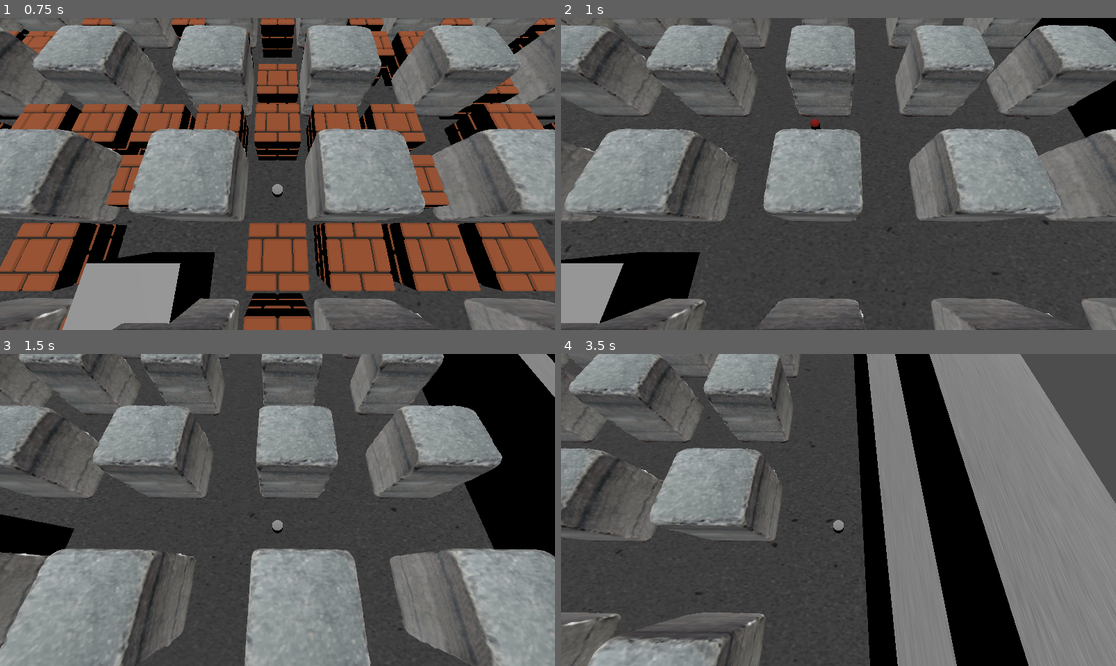
Above: before the commit, frames 1-4 (two rows, left to right).
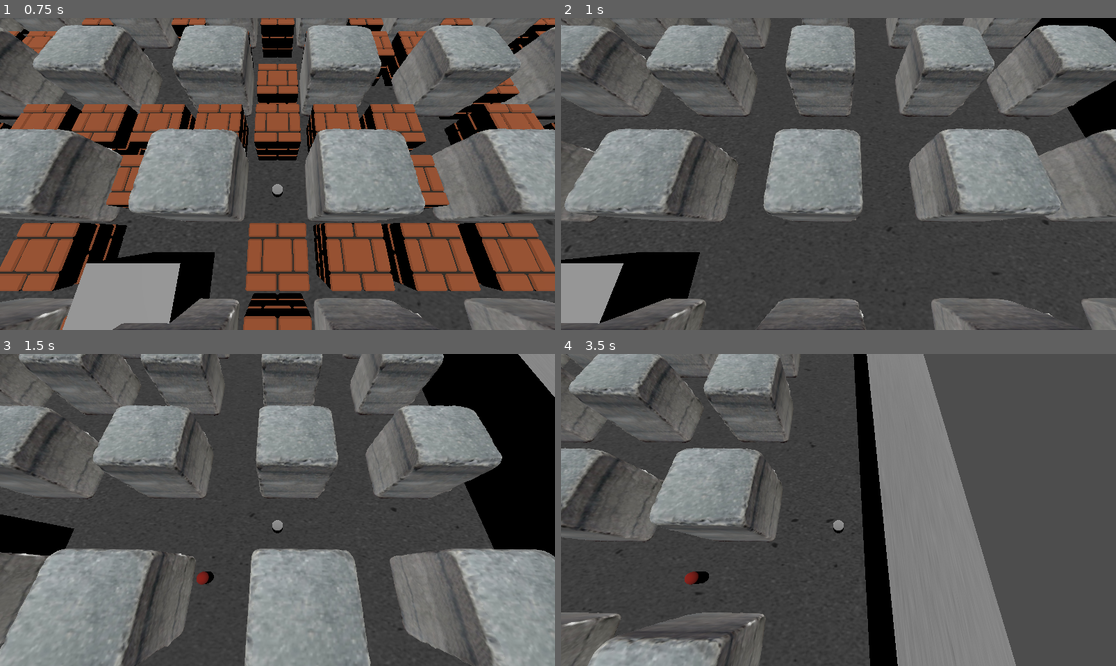
Above: after the commit, the same moments.

Repository: DresseurPanda/tp-iut-R506-bomberman
Game: Godot game, scene res://main.tscn
The game is run twice, just before and just after one commit, with the same random seed, the same clock (stepped at 60 frames per second) and the same inputs.
Inputs:
- Up to frame 1 (0.75 s): tap Enter (ui_accept) at 0.5 s; hold Right (ui_right) from 0.53 s (still down)
- Up to frame 2 (1 s): keep holding Right (ui_right); tap Enter (ui_accept) at 0.77 s
- Up to frame 3 (1.5 s): release Right (ui_right) at 1.28 s; hold Down (ui_down) from 1.28 s (still down)
- Up to frame 4 (3.5 s): tap Enter (ui_accept) at 1.52, 3.02 s; release Down (ui_down) at 2.03 s; hold Right (ui_right) 2.03-2.78 s; hold Up (ui_up) from 2.78 s (still down)

Frame 1 is identical in both runs. In frame 2, less than 0.1% of the frame differs, in the area x 44-47%, y 32-36%; in frame 3, 0.1%; in frame 4, 30%, in the area x 22-100%, y 0-100%.

Commit message:
Feat : implémentation du spawn des ennemis dans level_generator

Diff:
--- a/Ennemis/ennemi.gd
+++ b/Ennemis/ennemi.gd
@@ -5,17 +5,17 @@
 const SPEED = 3.0
 @onready var directionRandom = [Vector3.FORWARD, Vector3.BACK, Vector3.LEFT, Vector3.RIGHT]
 
-func _ready() -> void:
-	placementRandom()
-
-func placementRandom() -> void:
-	var position_x
-	var position_z
-	position_x= randf_range(-7,7)
-	position_z= randf_range(-8,8)
-	while (position_x >-1 and position_x < 1 and position_z >-1 and position_z < 1):
-		position_x= randf_range(-7,7)
-	global_position=Vector3(position_x,0,position_z)
+#func _ready() -> void:
+	#placementRandom()
+		#
+#func placementRandom() -> void:
+	#var position_x
+	#var position_z
+	#position_x= randf_range(-7,7)
+	#position_z= randf_range(-8,8)
+	#while (position_x >-1 and position_x < 1 and position_z >-1 and position_z < 1):
+		#position_x= randf_range(-7,7)
+	#global_position=Vector3(position_x,0,position_z)
 
 func _physics_process(delta: float) -> void:
 	compteur-=delta
--- a/level_generator.gd
+++ b/level_generator.gd
@@ -58,7 +58,7 @@
 	for i in range(count):
 		var cell = candidates[i]
 		var enemy = enemy_scene.instantiate()
-		enemy.position = Vector3(cell.x * CELL_SIZE + offset_x, 1, cell.y * CELL_SIZE + offset_z)
+		enemy.position = Vector3(cell.x * CELL_SIZE + offset_x, 0, cell.y * CELL_SIZE + offset_z)
 		add_child(enemy)
 
 func build_level() -> void:
--- a/main.tscn
+++ b/main.tscn
@@ -3,11 +3,10 @@
 [ext_resource type="PackedScene" uid="uid://8qye64eqt22y" path="res://Personnage/Personnage.tscn" id="1_ig7tw"]
 [ext_resource type="PackedScene" uid="uid://ciesvyoke4dvj" path="res://Map/base_map.tscn" id="2_h2yge"]
 [ext_resource type="PackedScene" uid="uid://d2dppyjnxhgyy" path="res://Map/Wall.tscn" id="3_1bvp3"]
-[ext_resource type="PackedScene" uid="uid://og10k7c0hu3p" path="res://Map/Brick.tscn" id="4_lquwl"]
+[ext_resource type="PackedScene" uid="uid://bnhvrctt0q4vw" path="res://Ennemis/ennemi.tscn" id="4_1bvp3"]
+[ext_resource type="PackedScene" uid="uid://bd6ob50i41etu" path="res://Map/Brick.tscn" id="4_lquwl"]
 [ext_resource type="PackedScene" uid="uid://dhsx1k650vt50" path="res://Map/Pillar.tscn" id="5_7mycd"]
 [ext_resource type="Script" uid="uid://1p1snrmj3emt" path="res://level_generator.gd" id="6_7mycd"]
-[ext_resource type="PackedScene" uid="uid://bnhvrctt0q4vw" path="res://Ennemis/ennemi.tscn" id="4_1bvp3"]
-[ext_resource type="PackedScene" uid="uid://bgk5gkvrq7eeg" path="res://Bombe/bombe.tscn" id="5_1bvp3"]
 
 [sub_resource type="PhysicsMaterial" id="PhysicsMaterial_ig7tw"]
 
@@ -35,23 +34,6 @@
 [node name="Arena" type="Node3D" parent="." unique_id=850583243]
 transform = Transform3D(1, 0, 0, 0, 1, 0, 0, 0, 1, 0, -0.65, 0)
 
-[node name="Mur du bas" parent="." unique_id=1760271203 instance=ExtResource("3_1bvp3")]
-transform = Transform3D(1, 0, 0, 0, 1, 0, 0, 0, 1, 0.004, 1, 9)
-
-[node name="Mur du haut" parent="." unique_id=1051022988 instance=ExtResource("3_1bvp3")]
-transform = Transform3D(1, 0, 0, 0, 1, 0, 0, 0, 1, 0.004, 1, -9)
-
-[node name="Mur de droite" parent="." unique_id=1450692660 instance=ExtResource("3_1bvp3")]
-transform = Transform3D(-4.371139e-08, 0, 1, 0, 1, 0, -1, 0, -4.371139e-08, 9, 1, 0)
-
-[node name="Mur de gauche" parent="." unique_id=1026807936 instance=ExtResource("3_1bvp3")]
-transform = Transform3D(-4.371139e-08, 0, 1, 0, 1, 0, -1, 0, -4.371139e-08, -9, 1, 0)
-
-[node name="level_generator" type="Node3D" parent="." unique_id=801460584]
-transform = Transform3D(1, 0, 0, 0, 1, 0, 0, 0, 1, 0, 0, -0.1)
-script = ExtResource("6_7mycd")
-pillar_scene = ExtResource("5_7mycd")
-brick_scene = ExtResource("4_lquwl")
 [node name="Floor" parent="Arena" unique_id=2122610518 instance=ExtResource("2_h2yge")]
 
 [node name="StaticBody3D2" parent="Arena" unique_id=1760271203 instance=ExtResource("3_1bvp3")]
@@ -66,14 +48,9 @@
 [node name="StaticBody3D5" parent="Arena" unique_id=1026807936 instance=ExtResource("3_1bvp3")]
 transform = Transform3D(-4.371139e-08, 0, 1, 0, 1, 0, -1, 0, -4.371139e-08, -8.5, 1, 0)
 
-[node name="Node3D" type="Node3D" parent="." unique_id=1948269023]
-transform = Transform3D(1, 0, 0, 0, 1, 0, 0, 0, 1, 0, 0.08, 0)
-
-[node name="Ennemi" parent="Node3D" unique_id=1728542207 instance=ExtResource("4_1bvp3")]
-transform = Transform3D(1, 0, 0, 0, 1, 0, 0, 0, 1, 0, -0.08, 5)
-
-[node name="Ennemi2" parent="Node3D" unique_id=1139539011 instance=ExtResource("4_1bvp3")]
-transform = Transform3D(1, 0, 0, 0, 1, 0, 0, 0, 1, -0.5448414, -0.058855608, 5.129205)
-
-[node name="Ennemi3" parent="Node3D" unique_id=767270259 instance=ExtResource("4_1bvp3")]
-transform = Transform3D(1, 0, 0, 0, 1, 0, 0, 0, 1, 1.0307815, -0.08518715, 4.8809905)
+[node name="level_generator" type="Node3D" parent="." unique_id=801460584]
+transform = Transform3D(1, 0, 0, 0, 1, 0, 0, 0, 1, 0, 0, -0.1)
+script = ExtResource("6_7mycd")
+pillar_scene = ExtResource("5_7mycd")
+brick_scene = ExtResource("4_lquwl")
+enemy_scene = ExtResource("4_1bvp3")
